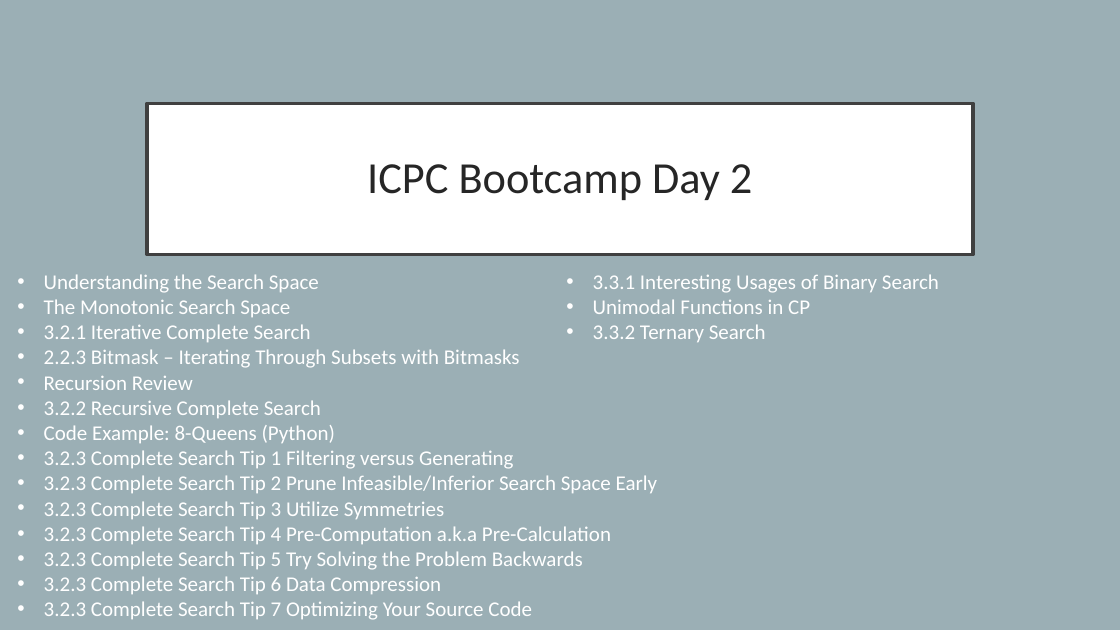
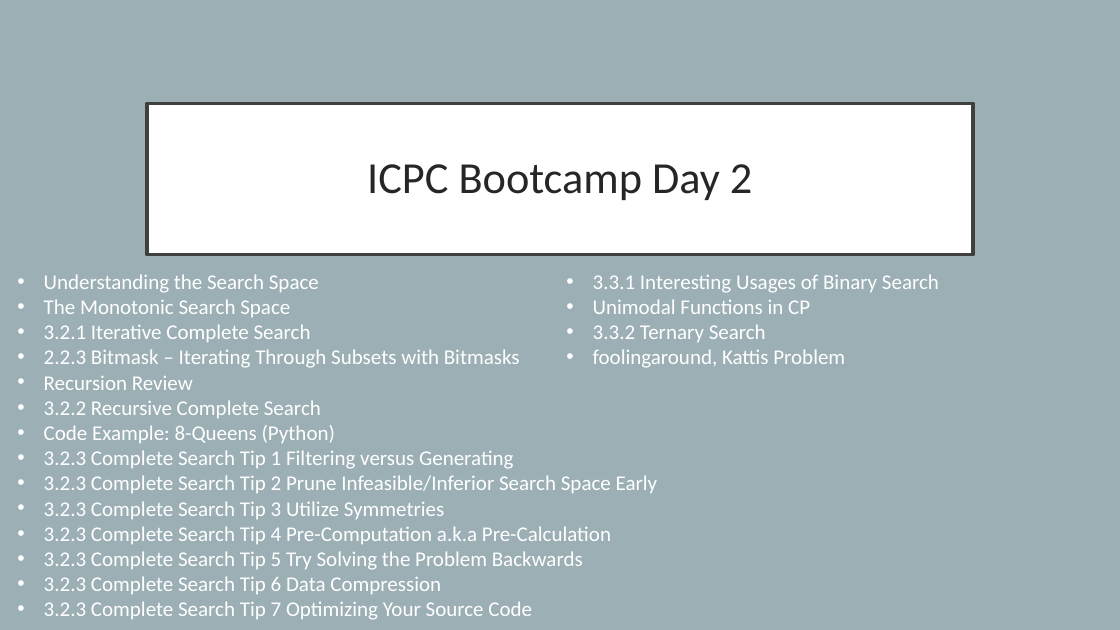
Before and after one commit to ryan-pelchat/competitive-programming-bootcamp-summer-2026, a slide deck: slide 1 of slides/day2_slides.pptx. Drawn at 1120x630 pixels with LibreOffice and Linux fonts; fonts in the diff are those of the drawing. Boxes give left, top, right and bottom in pixels: in the first picture for what was removed or moved away, otherwise in the second. Text is boxed around its words. In the diff, an @@ line names an element or a change of style, - is before the commit and + after.

Commit message:
Bootcamp cumulative update

```diff
--- a/slides/day2_slides.pptx
+++ b/slides/day2_slides.pptx
@@ text at [593,349,845,368]: paragraph added @@
+• foolingaround, Kattis Problem
```
Also in this commit, not shown: 6 other slides changed, 1 slide added, 1 slide removed, 12 other files.
